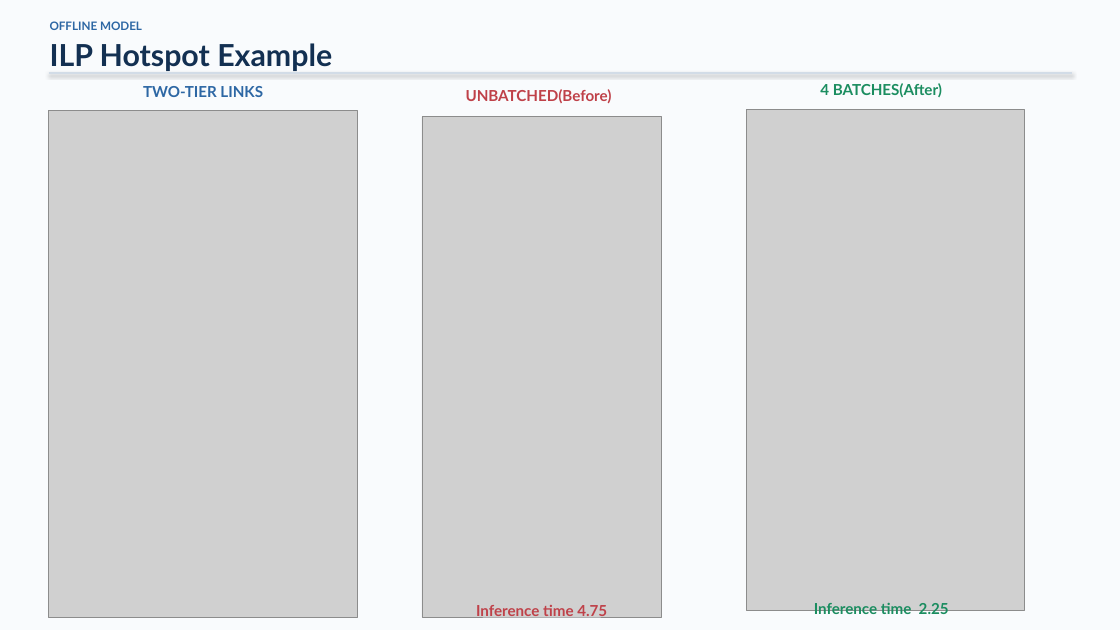
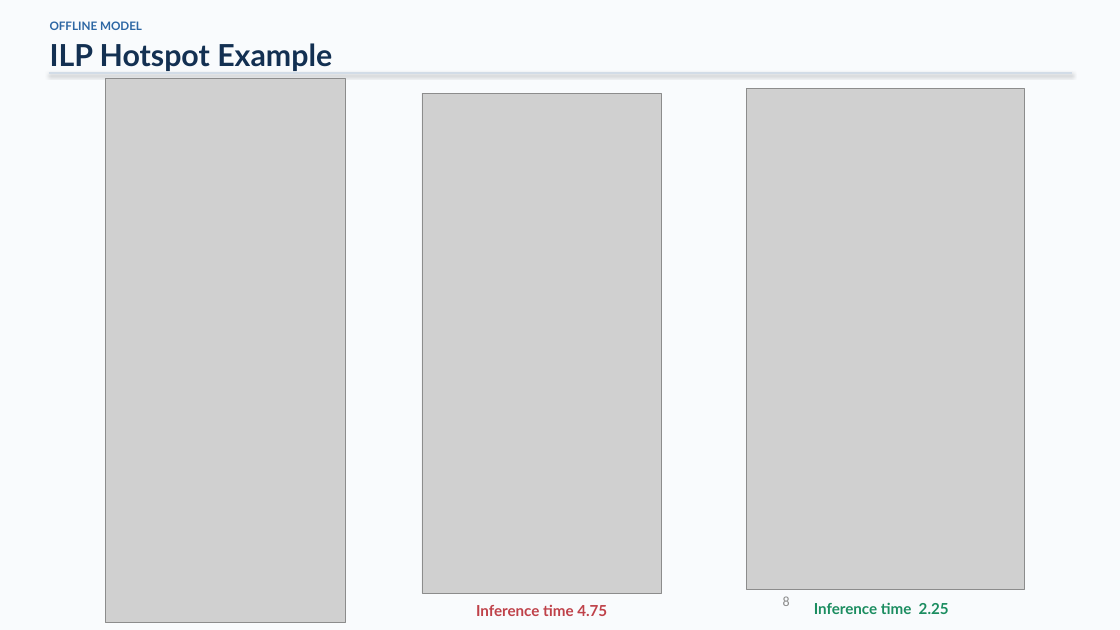
Before and after one commit to DOCCA0/vllm, a slide deck: slide 8 of benchmarks/eplb_rebalance/presentation/eplb_migration_batching.pptx (slide 7 before the commit). Drawn at 1120x630 pixels with LibreOffice and Linux fonts; fonts in the diff are those of the drawing; grey boxes stand for pictures. Boxes give left, top, right and bottom in pixels: in the first picture for what was removed or moved away, otherwise in the second. Text is boxed around its words. In the diff, an @@ line names an element or a change of style, - is before the commit and + after.

```diff
--- a/benchmarks/eplb_rebalance/presentation/eplb_migration_batching.pptx
+++ b/benchmarks/eplb_rebalance/presentation/eplb_migration_batching.pptx
@@ picture: place and size @@
-picture at [49, 110, 357, 618]
+picture at [105, 78, 345, 623]
@@ text removed at [143, 86, 263, 97] @@
-TWO-TIER LINKS
@@ text removed at [466, 89, 612, 103] @@
-UNBATCHED(Before)
@@ picture: place and size @@
-picture at [746, 110, 1025, 611]
+picture at [746, 89, 1025, 590]
@@ text removed at [820, 83, 942, 97] @@
-4 BATCHES(After)
@@ picture: place and size @@
-picture at [422, 117, 661, 617]
+picture at [422, 93, 661, 593]
@@ page number added at [783, 596, 790, 606], 12 pt, text #8C8C8C @@
+8
```
Also in this commit, not shown: 15 other slides changed, 1 slide added, 6 other files.
